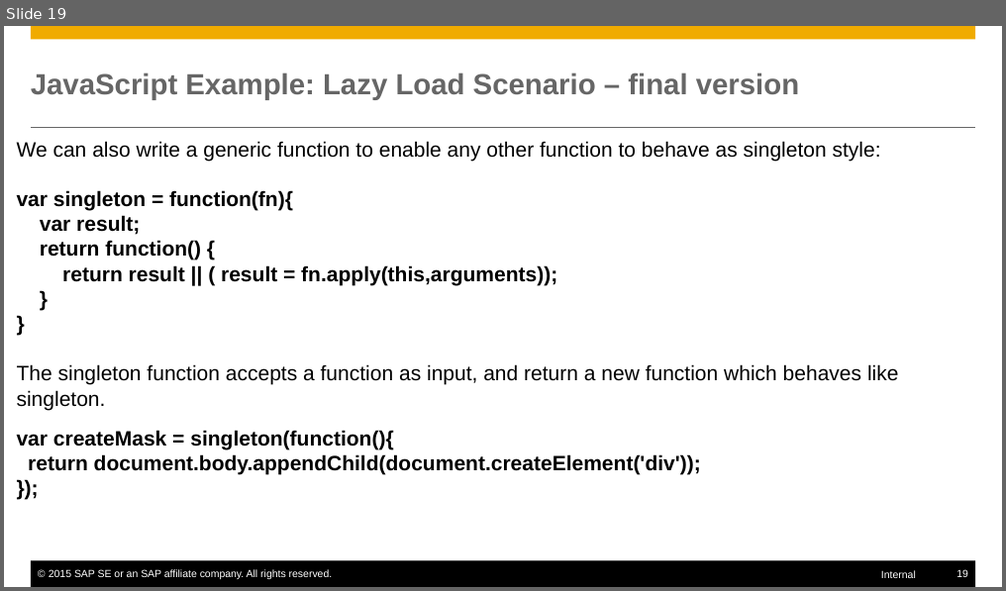
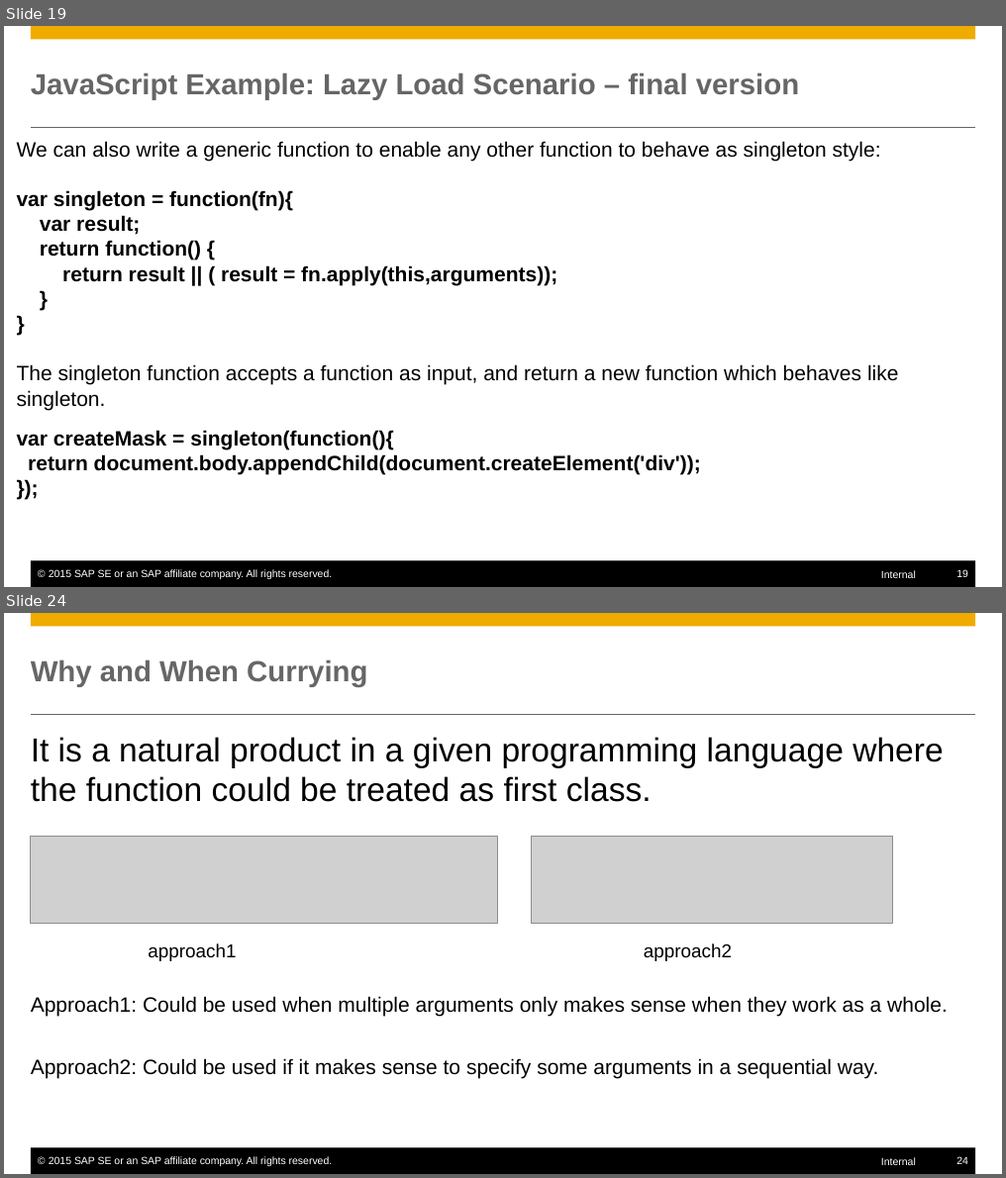
Before and after one commit to mxpang/jerryslide, a slide deck: training/ProgrammingLanguage/001_closure.pptx. Shown one above the other, each under a label of ours: slide 19 before the commit, slides 19 and 24 after it; the slides between them are not shown. The pictures are 1006x591 and 1006x1178 pixels, drawn with LibreOffice and Linux fonts; fonts in the diff are those of the drawing; grey boxes stand for pictures. Boxes give left, top, right and bottom in pixels: in the first picture for what was removed or moved away, otherwise in the second. Text is boxed around its words. In the diff, an @@ line names an element or a change of style, - is before the commit and + after.

```diff
--- a/training/ProgrammingLanguage/001_closure.pptx
+++ b/training/ProgrammingLanguage/001_closure.pptx
@@ slide 24 added at [4, 613, 1002, 1174], background #FFFFFF; not listed: 6 template elements that a slide beside it also shows @@
@@ title added at [31, 660, 367, 687], 28 pt, text #666666, bold @@
+Why and When Currying
@@ text added at [31, 737, 943, 802], 32 pt, text #000000 @@
+It is a natural product in a given programming language where the function could be treated as first class.
@@ picture added at [30, 837, 497, 924] @@
@@ picture added at [531, 837, 892, 924] @@
@@ text added at [148, 944, 236, 961], 18 pt, text #000000 @@
+approach1
@@ text added at [644, 944, 732, 961], 18 pt, text #000000 @@
+approach2
@@ text added at [31, 996, 947, 1078], 20 pt, text #000000 @@
+Approach1: Could be used when multiple arguments only makes sense when they work as a whole.
+Approach2: Could be used if it makes sense to specify some arguments in a sequential way.
```
Also in this commit, not shown: 3 slides changed, 7 other slides added, 4 other files.
